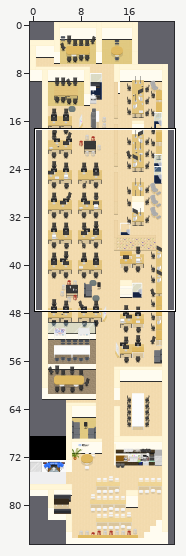
Tiled map (JSON) -- maps/Office.json. The first picture is a wide view before the edit; the outline marks the close-up.
Close-up. Before the commit:
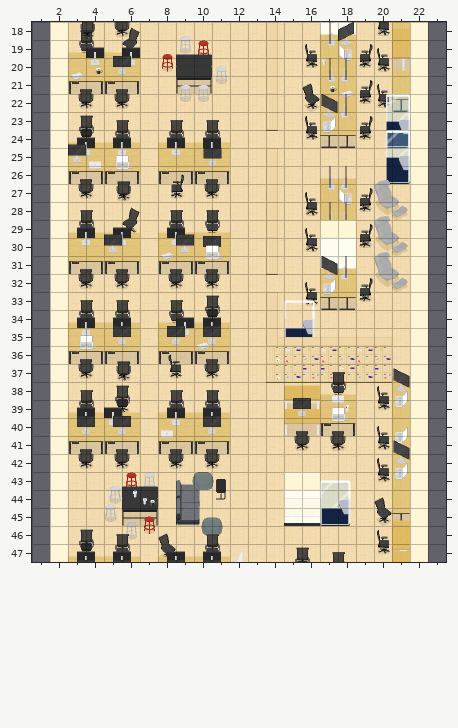
Cells are 32x32 px. Shown: x 1..23, y 18..47. The commit also changed other parts of the map, which this record leaves out.
The result:
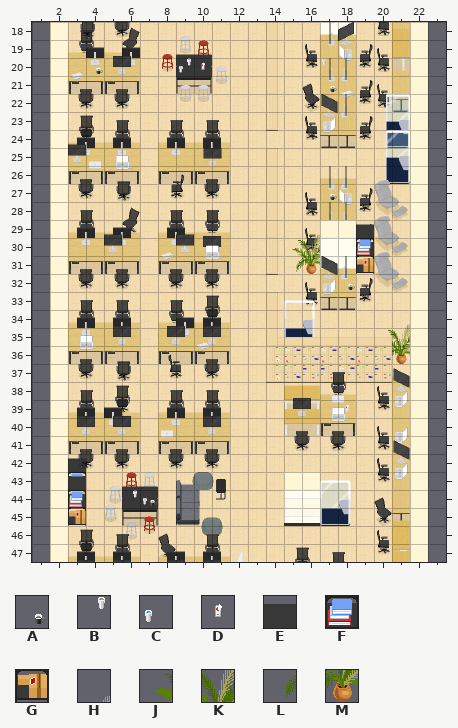
Key: from "Decoration": A 26, B 51, C 75, D 226, E 276, F 301, G 326; from "WA_Decoration": H 61, J 72, K 73, L 84, M 85.
_ is an empty cell, . an unchanged one.
The edit:
--- layer "belowFurniture"
@@ x 3..3 @@
-43 _
-44 _
+43 F
+44 G
--- layer "furniture"
@@ x 19..19 @@
-31 _
+31 G
@@ x 3..3 @@
-43 _
-44 _
-45 _
+43 E
+44 F
+45 G
--- layer "aboveFurniture"
@@ x 15..16 @@
-29 ._
-30 __
-31 __
+29 .H
+30 JK
+31 LM
@@ x 20..21 @@
-34 ._
-35 __
-36 ._
+34 .H
+35 JK
+36 .M
--- layer "Wallpaper Above player"
@@ x 9..10 @@
-20 __
+20 CD
@@ x 19..19 @@
-29 _
-30 _
+29 E
+30 F
@@ x 3..3 @@
-42 _
+42 E
--- layer "abovePlayer1"
@@ x 9..9 @@
-20 _
+20 B
@@ x 17..17 @@
-27 _
+27 A
--- layer "abovePlayer2"
@@ x 18..18 @@
-32 _
+32 A
Boxes around the changes in both close-ups, in picture pixels (x1, y1, x2, y2):
added: (179, 58, 205, 73)
added: (330, 194, 337, 200)
added: (292, 234, 320, 274)
added: (348, 224, 374, 290)
added: (388, 324, 410, 364)
added: (68, 458, 86, 526)
